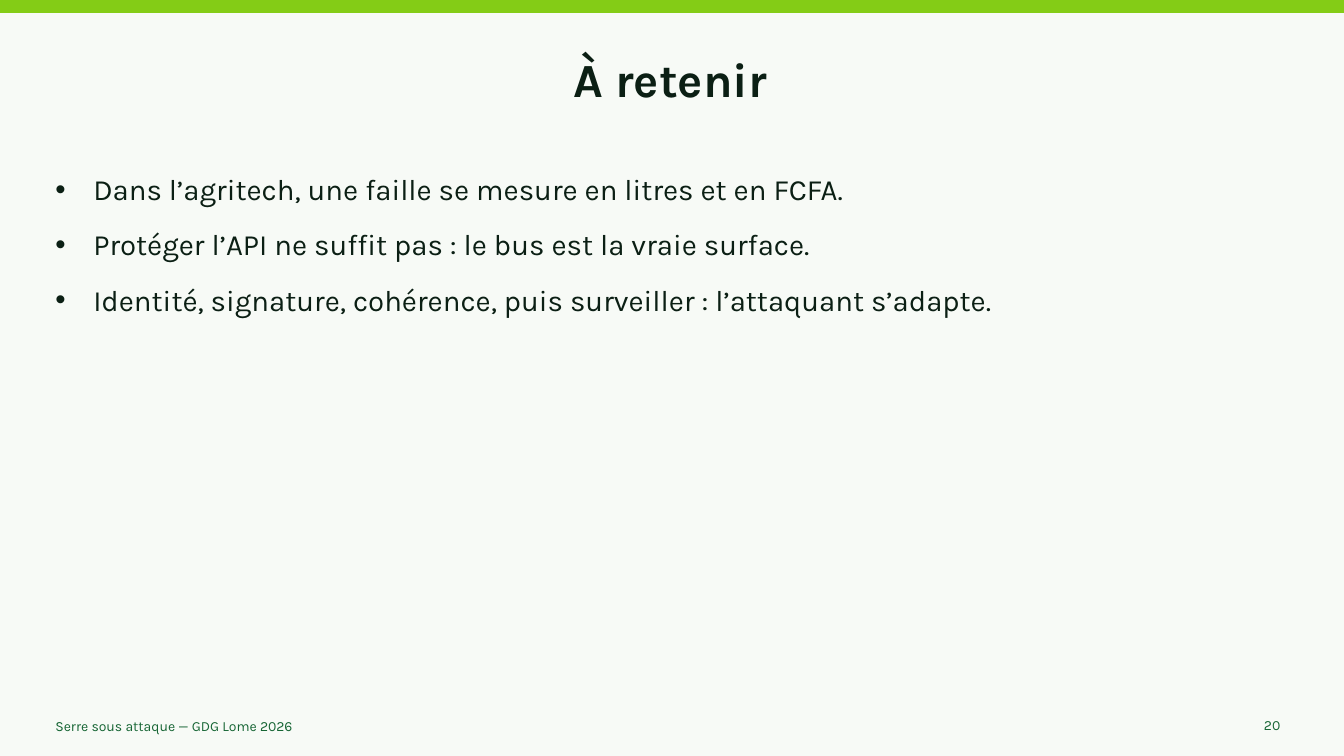
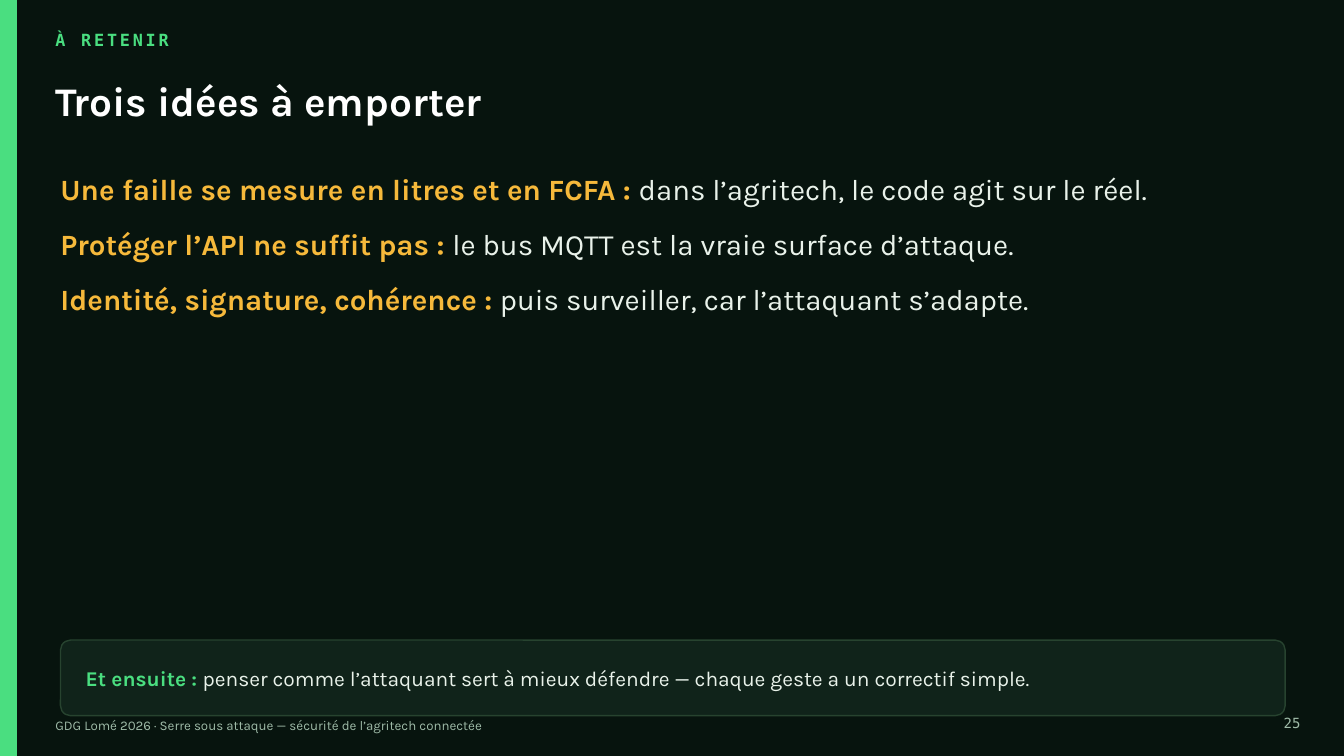
Before and after one commit to BoazAK/presentations_public, a slide deck: slide 25 of gdg_lome/2026/Presentation 2026.pptx (slide 20 before the commit). Drawn at 1344x756 pixels with LibreOffice and Linux fonts; fonts in the diff are those of the drawing. Boxes give left, top, right and bottom in pixels: in the first picture for what was removed or moved away, otherwise in the second. Text is boxed around its words. In the diff, an @@ line names an element or a change of style, - is before the commit and + after.

```diff
--- a/gdg_lome/2026/Presentation 2026.pptx
+++ b/gdg_lome/2026/Presentation 2026.pptx
@@ background #F7FAF6 to #07140E @@
@@ rectangle removed at box(0, 0, 1344, 12) @@
@@ rectangle added at box(0, 0, 16, 756), fill #4ADE80, outline #4ADE80 1 pt @@
@@ text at box(55, 33, 169, 46): text changed; size 34 to 12 pt; font Karla to DejaVu Sans Mono; text colour #0B1F14 to #4ADE80 @@
-À retenir
+À RETENIR
@@ text added at box(55, 84, 481, 126), 29 pt, text #FFFFFF, bold @@
+Trois idées à emporter
@@ text at box(60, 177, 1147, 317): text changed; text colour #0B1F14 to #E9F2EA @@
-• Dans l’agritech, une faille se mesure en litres et en FCFA.
-• Protéger l’API ne suffit pas : le bus est la vraie surface.
-• Identité, signature, cohérence, puis surveiller : l’attaquant s’adapte.
+Une faille se mesure en litres et en FCFA : dans l’agritech, le code agit sur le réel.
+Protéger l’API ne suffit pas : le bus MQTT est la vraie surface d’attaque.
+Identité, signature, cohérence : puis surveiller, car l’attaquant s’adapte.
@@ rounded rectangle added at box(60, 640, 1286, 716), fill #10231A, outline #27432F 1 pt @@
@@ text added at box(86, 670, 1030, 691), 15 pt, text #E9F2EA @@
+Et ensuite : penser comme l’attaquant sert à mieux défendre — chaque geste a un correctif simple.
@@ page number added at box(1284, 717, 1301, 728), 10 pt, text #9FBBA8 @@
+25
@@ text at box(55, 720, 481, 733): text changed; size 10 to 9.5 pt; text colour #166534 to #9FBBA8 @@
-Serre sous attaque — GDG Lome 2026
+GDG Lomé 2026 · Serre sous attaque — sécurité de l’agritech connectée
@@ page number removed at box(1264, 721, 1280, 730) @@
-20
```
Also in this commit, not shown: 7 other slides changed, 18 slides added, 15 slides removed, 6 other files.
